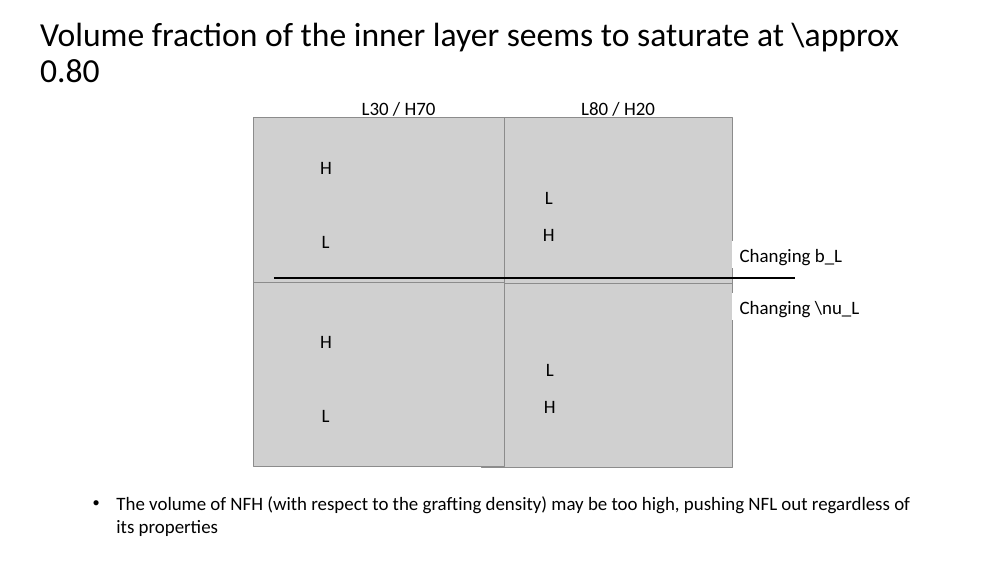
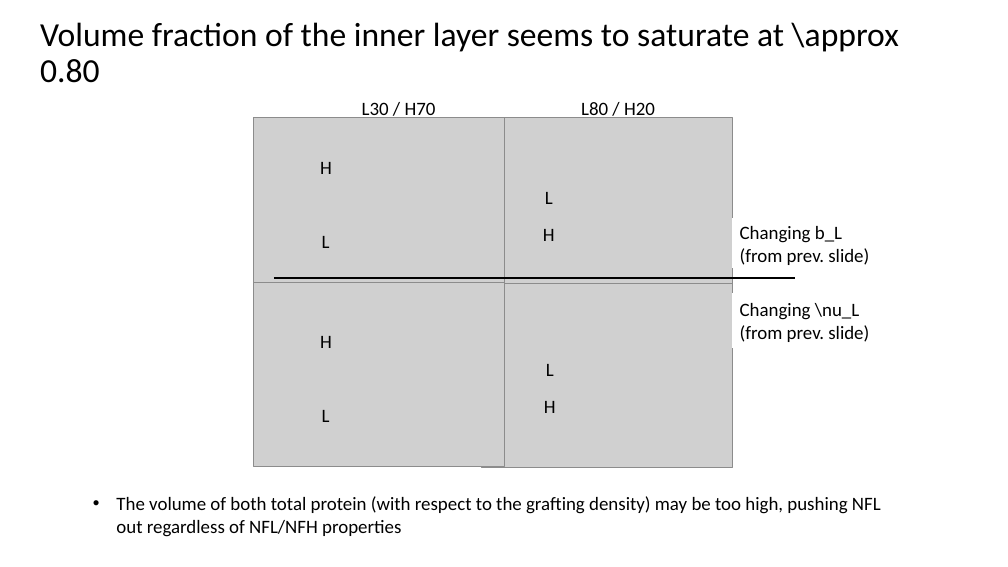
Before and after one commit to tyokokur/presentations, a slide deck: slide 5 of 20230331 EAD Update.pptx. Drawn at 1008x567 pixels with LibreOffice and Linux fonts; fonts in the diff are those of the drawing; grey boxes stand for pictures. Boxes give left, top, right and bottom in pixels: in the first picture for what was removed or moved away, otherwise in the second. Text is boxed around its words. In the diff, an @@ line names an element or a change of style, - is before the commit and + after.

```diff
--- a/20230331 EAD Update.pptx
+++ b/20230331 EAD Update.pptx
@@ rectangle "Changing b_L (from prev. slide)": place and size @@
-rectangle "Changing b_L (from prev. slide)" at [733, 242, 873, 268]
+rectangle "Changing b_L (from prev. slide)" at [733, 219, 887, 268]
@@ text in rectangle at [740, 226, 869, 265]: text changed @@
-Changing b_L
+Changing b_L (from prev. slide)
@@ rectangle "Changing \nu_L (from prev. slide)": place and size @@
-rectangle "Changing \nu_L (from prev. slide)" at [733, 293, 873, 319]
+rectangle "Changing \nu_L (from prev. slide)" at [733, 293, 887, 347]
@@ text in rectangle at [740, 303, 869, 342]: text changed @@
-Changing \nu_L
+Changing \nu_L (from prev. slide)
@@ text at [116, 496, 881, 537]: text changed @@
-• The volume of NFH (with respect to the grafting density) may be too high, pushing NFL out regardless of its properties
+• The volume of both total protein (with respect to the grafting density) may be too high, pushing NFL out regardless of NFL/NFH properties
```
Also in this commit, not shown: 1 slide added.
